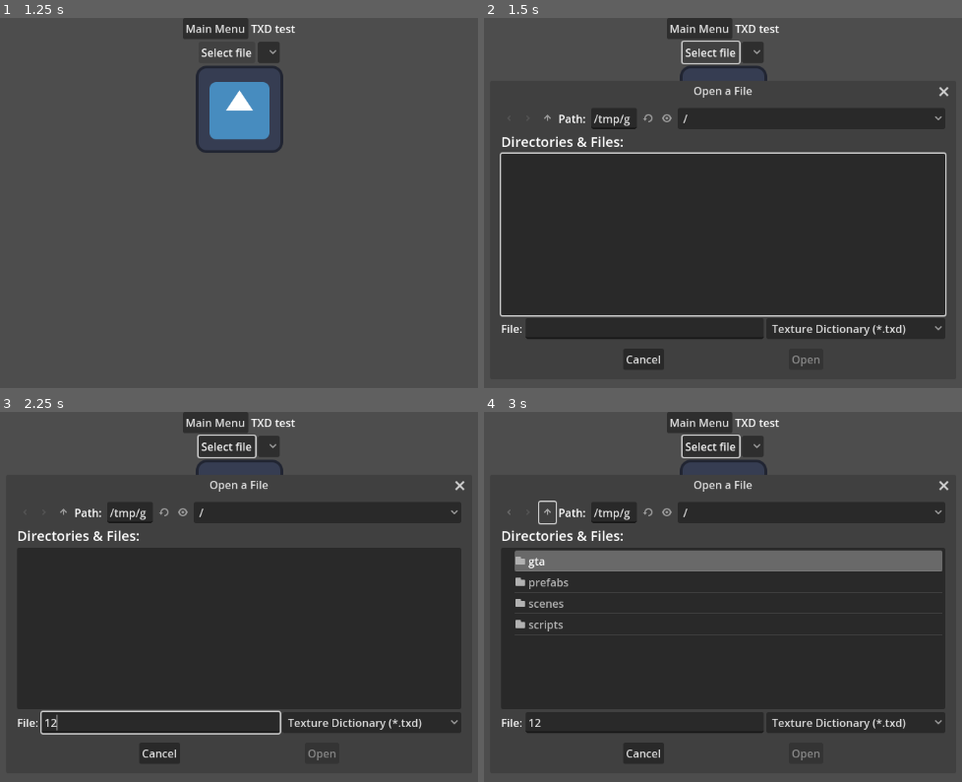
Above: before the commit, frames 1-4 (two rows, left to right).
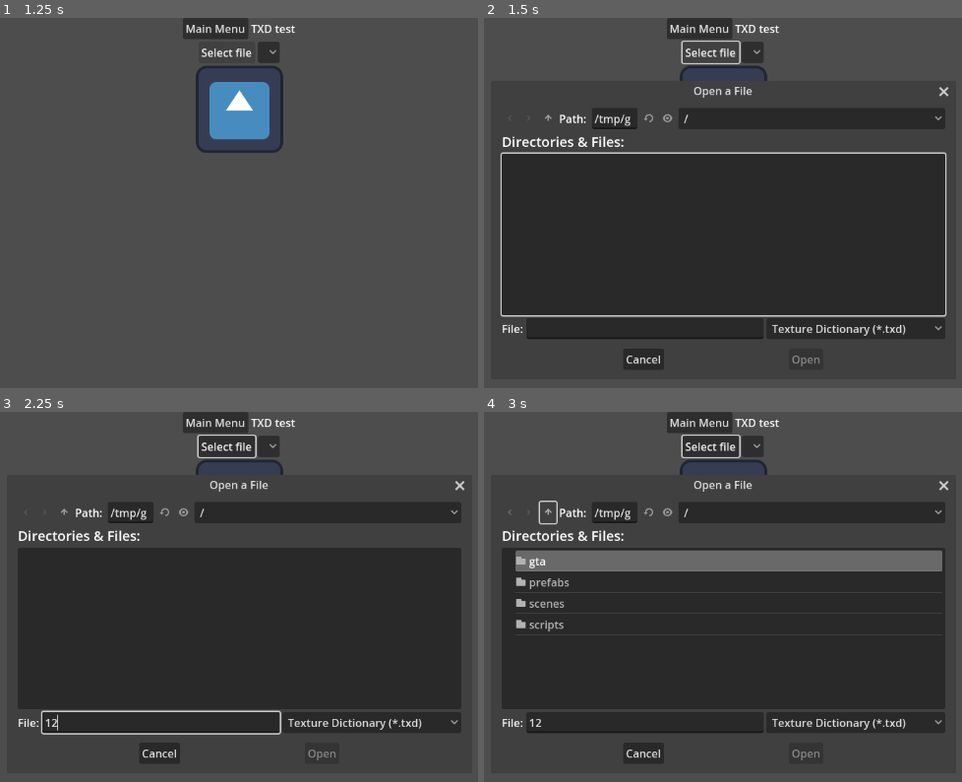
Above: after the commit, the same moments.

Repository: FOSS-Supremacy/OpenLiberty
Game: Godot game, scene res://startup.tscn
The game is run twice, just before and just after one commit, with the same random seed, the same clock (stepped at 60 frames per second) and the same inputs. The engine's default icon, where the game draws it, is replaced by a stand-in: a white triangle on a blue panel in a dark square.
Inputs (mouse positions are in pixels of both pictures, inside the frame that each line leads up to):
- Up to frame 1 (1.25 s): click "TXD test" at 0.5 s
- Up to frame 2 (1.5 s): click "Select file" at 1.25 s
- Up to frame 3 (2.25 s): click (162, 722) at 2.02 s; type "12" at 2.1 s
- Up to frame 4 (3 s): click (546, 511) at 2.75 s

Frame 1 is identical in both runs. In frame 2, 0.8% of the frame differs, in the area x 3-43%, y 26-87%; in frame 3, 0.7%; in frame 4, 1.0%, in the area x 3-43%, y 23-87%.

Commit message:
Implement getter for RW version & build

Diff:
--- a/scripts/renderware/rw_chunk.gd
+++ b/scripts/renderware/rw_chunk.gd
@@ -1,11 +1,25 @@
 class_name RWChunk
 extends RefCounted
 ## Base class for RenderWare chunks
+##
+## [url]https://gtamods.com/wiki/RenderWare_binary_stream_file[/url]
 
 
 var type: int
 var size: int
 var library_id: int
+
+var version: int:
+	get:
+		if library_id & 0xffff0000:
+			return (library_id >> 14 & 0x3ff00) + 0x30000 | (library_id >> 16 & 0x3f)
+		return library_id << 8
+
+var build: int:
+	get:
+		if library_id & 0xffff0000:
+			return library_id & 0xffff
+		return 0
 
 var _start: int
 
